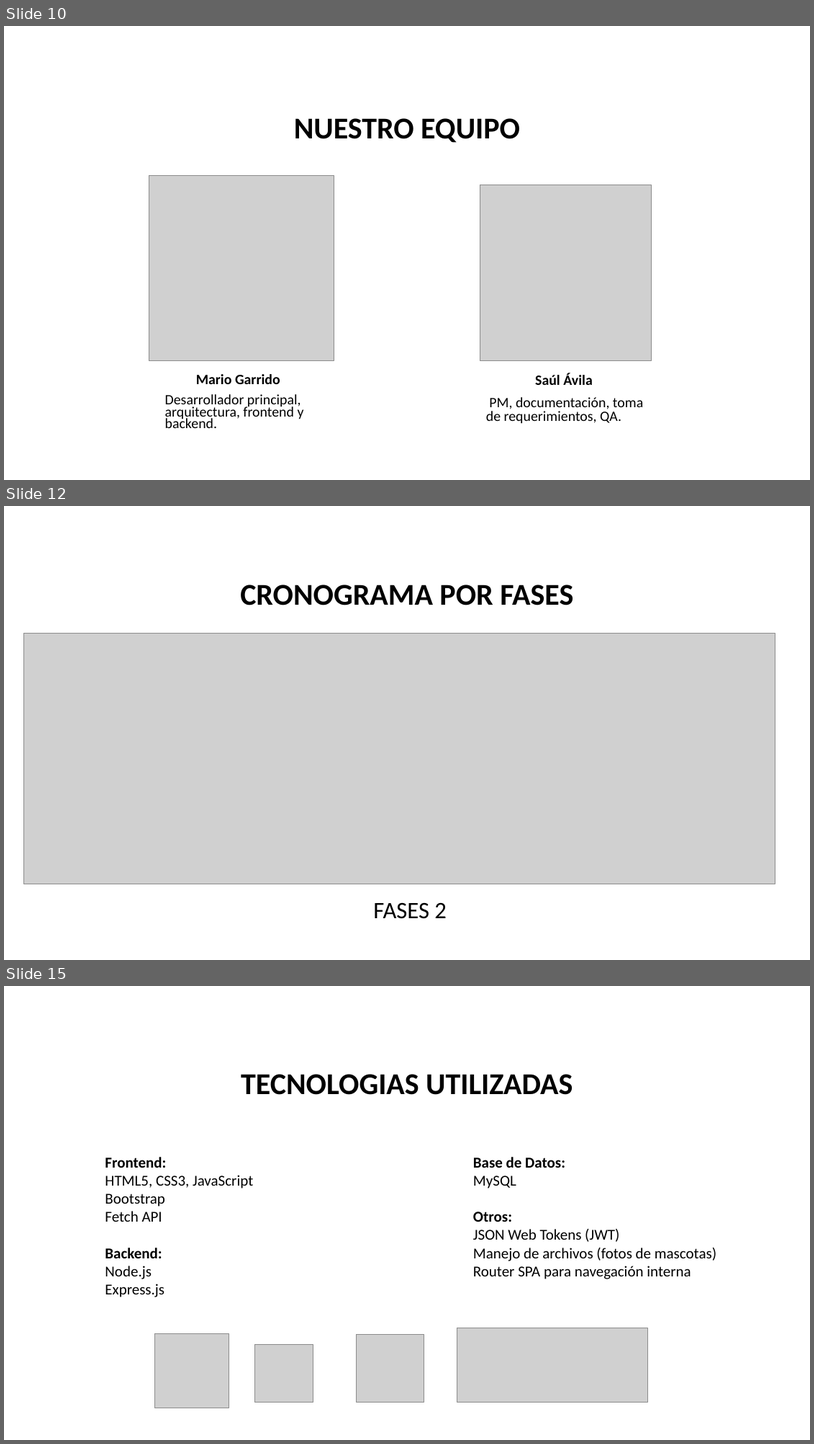
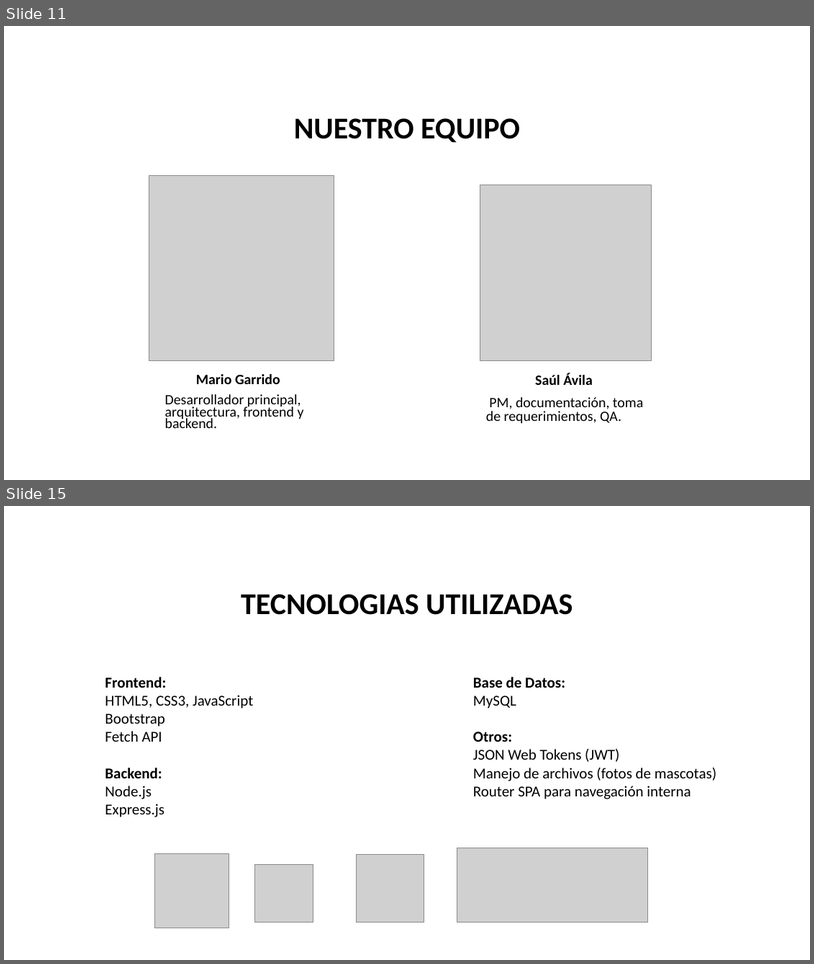
Before and after one commit to 4vil4/VeterinariaPucara, a slide deck: FASE 3/Evidencias Grupales/Presentación Capstone.pptx. Shown one above the other, each under a label of ours: slides 10, 12 and 15 before the commit, slides 11 and 15 after it; the slides between them are not shown. The pictures are 814x1444 and 814x964 pixels, drawn with LibreOffice and Linux fonts; fonts in the diff are those of the drawing; grey boxes stand for pictures; background and template pictures are left out. Boxes give left, top, right and bottom in pixels: in the first picture for what was removed or moved away, otherwise in the second. Text is boxed around its words. In the diff, an @@ line names an element or a change of style, - is before the commit and + after.

```diff
--- a/FASE 3/Evidencias Grupales/Presentación Capstone.pptx
+++ b/FASE 3/Evidencias Grupales/Presentación Capstone.pptx
@@ slide 12 removed at (4,506,810,960), background #FFFFFF @@
@@ text removed at (240,584,574,605) @@
-CRONOGRAMA POR FASES
@@ picture removed at (23,633,775,883) @@
@@ text removed at (373,902,447,919) @@
-FASES 2
@@ what was slide 10 is now slide 11 @@
```
Also in this commit, not shown: 6 slides changed, 2 slides added, 1 other slide removed, 1 other file.
